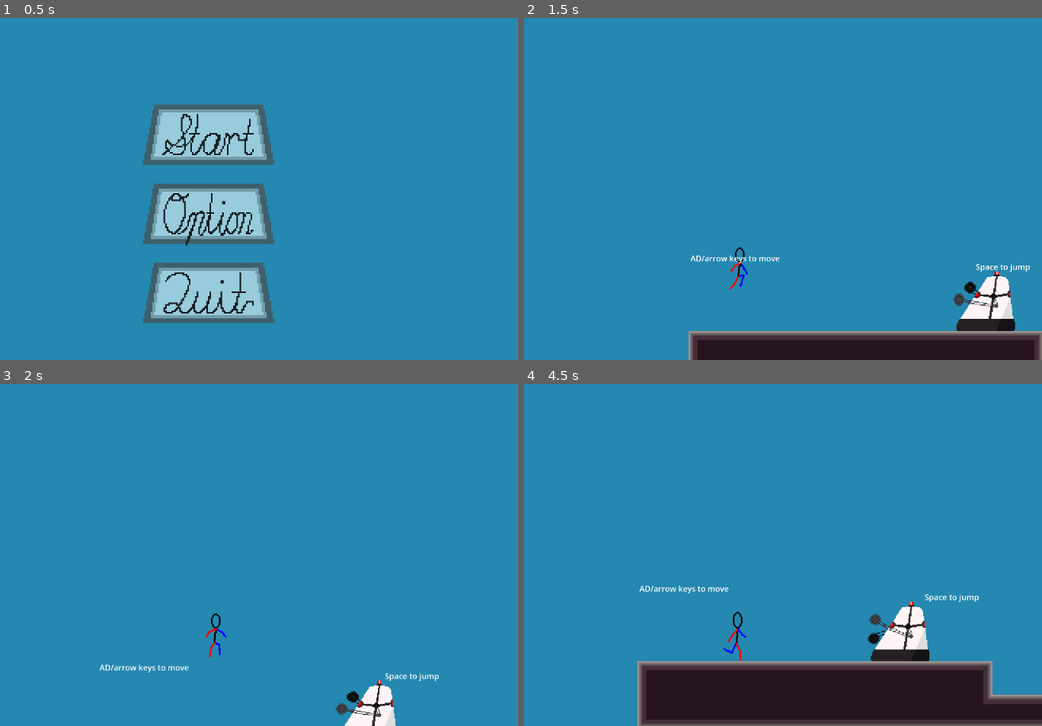
Above: before the commit, frames 1-4 (two rows, left to right).
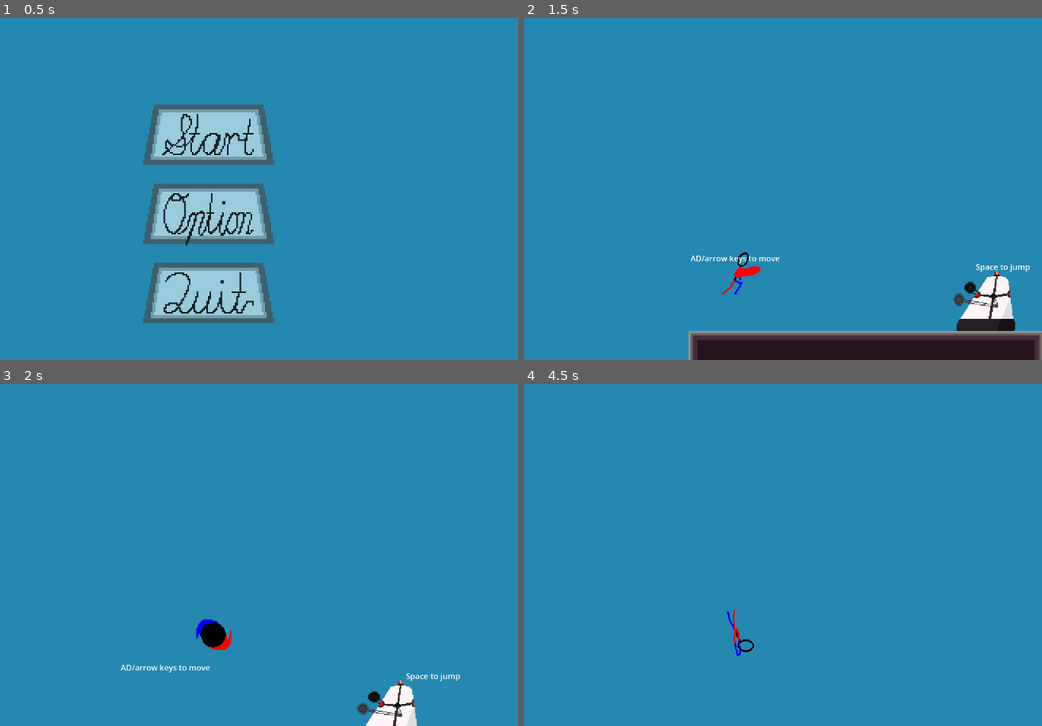
Above: after the commit, the same moments.

Repository: cameroncodings/Game-jam-2024
Game: Godot game, scene res://Scenes/title.tscn
Same seed, same stepped clock (60 frames per second), same inputs: the game is played once before the commit and once after it. The engine's default icon, where the game draws it, is replaced by a stand-in: a white triangle on a blue panel in a dark square.
Inputs (mouse positions are in pixels of both pictures, inside the frame that each line leads up to):
- Up to frame 1 (0.5 s): no input
- Up to frame 2 (1.5 s): click (731, 134) at 0.5 s; tap Space (jump) at 1.25 s; move the mouse to (871, 171) at 1.27 s; hold D (move_right) from 1.28 s (still down); click (871, 171) at 1.35 s
- Up to frame 3 (2 s): keep holding D (move_right); tap Space (jump) at 1.52, 1.55, 1.82 s
- Up to frame 4 (4.5 s): tap Space (jump) at 2, 2.1, 2.27, 2.57, 2.75, 3.05, 3.5, 3.77, 4.07, 4.25 s; move the mouse to (617, 572) at 2.02 s; click (617, 572) at 2.3 s; move the mouse to (798, 479) at 2.77 s; release D (move_right) at 2.78 s; hold A (move_left) 2.78-3.53 s; click (798, 479) at 2.85 s; move the mouse to (705, 623) at 3.52 s; hold D (move_right) from 3.53 s (still down); right-click (705, 623) at 3.6 s; click (705, 623) at 3.8 s; move the mouse to (922, 606) at 4.27 s; tap Ctrl (ground_pound) at 4.35 s

Frame 1 is identical in both runs. In frame 2, 0.3% of the frame differs, in the area x 38-46%, y 67-81%; in frame 3, 2.1%; in frame 4, 16%, in the area x 21-100%, y 58-100%.

Commit message:
hurtypushbacknotworking

Diff:
--- a/Scenes/Player.tscn
+++ b/Scenes/Player.tscn
@@ -1,7 +1,7 @@
-[gd_scene load_steps=20 format=3 uid="uid://cu6hx6lsbb0tm"]
+[gd_scene load_steps=21 format=3 uid="uid://cu6hx6lsbb0tm"]
 
 [ext_resource type="Script" path="res://Scripts/Player.gd" id="1_8r85i"]
-[ext_resource type="Texture2D" uid="uid://db70ygncc71hh" path="res://Assets/placeholderplayer.png" id="2_u4u4y"]
+[ext_resource type="Texture2D" uid="uid://cpm28gi1tsfq3" path="res://Assets/mainchar.png" id="2_qtcc5"]
 [ext_resource type="Script" path="res://Scripts/Idle.gd" id="3_cnb0j"]
 [ext_resource type="Script" path="res://Scripts/StateMachine.gd" id="3_u13ix"]
 [ext_resource type="Script" path="res://Scripts/Air.gd" id="4_kettg"]
@@ -60,6 +60,8 @@
 
 [sub_resource type="Animation" id="Animation_yih1t"]
 resource_name = "Ground_pound"
+length = 0.25
+loop_mode = 1
 tracks/0/type = "value"
 tracks/0/imported = false
 tracks/0/enabled = true
@@ -70,7 +72,7 @@
 "times": PackedFloat32Array(0, 0.1),
 "transitions": PackedFloat32Array(1, 1),
 "update": 1,
-"values": [41, 42]
+"values": [40, 41]
 }
 
 [sub_resource type="Animation" id="Animation_0dp0b"]
@@ -92,18 +94,18 @@
 
 [sub_resource type="Animation" id="Animation_sntpp"]
 resource_name = "Jump"
-length = 0.2
-tracks/0/type = "value"
-tracks/0/imported = false
-tracks/0/enabled = true
-tracks/0/path = NodePath("Sprite2D:frame")
-tracks/0/interp = 1
-tracks/0/loop_wrap = true
-tracks/0/keys = {
-"times": PackedFloat32Array(0, 0.1),
-"transitions": PackedFloat32Array(1, 1),
-"update": 1,
-"values": [3, 4]
+length = 0.6
+tracks/0/type = "value"
+tracks/0/imported = false
+tracks/0/enabled = true
+tracks/0/path = NodePath("Sprite2D:frame")
+tracks/0/interp = 1
+tracks/0/loop_wrap = true
+tracks/0/keys = {
+"times": PackedFloat32Array(0, 0.1, 0.2, 0.3, 0.4, 0.5),
+"transitions": PackedFloat32Array(1, 1, 1, 1, 1, 1),
+"update": 1,
+"values": [3, 4, 5, 6, 7, 8]
 }
 
 [sub_resource type="Animation" id="Animation_ne458"]
@@ -120,7 +122,24 @@
 "times": PackedFloat32Array(0, 0.1, 0.2, 0.3, 0.4, 0.5, 0.6, 0.7, 0.8, 0.9, 1),
 "transitions": PackedFloat32Array(1, 1, 1, 1, 1, 1, 1, 1, 1, 1, 1),
 "update": 1,
-"values": [14, 15, 16, 17, 18, 19, 20, 21, 22, 23, 24]
+"values": [13, 14, 15, 16, 17, 18, 19, 20, 21, 22, 23]
+}
+
+[sub_resource type="Animation" id="Animation_2w401"]
+resource_name = "Knife"
+length = 0.4
+step = 0.025
+tracks/0/type = "value"
+tracks/0/imported = false
+tracks/0/enabled = true
+tracks/0/path = NodePath("Sprite2D:frame")
+tracks/0/interp = 1
+tracks/0/loop_wrap = true
+tracks/0/keys = {
+"times": PackedFloat32Array(0, 0.025, 0.125, 0.2, 0.275, 0.35),
+"transitions": PackedFloat32Array(1, 1, 1, 1, 1, 1),
+"update": 1,
+"values": [42, 43, 44, 45, 46, 47]
 }
 
 [sub_resource type="AnimationLibrary" id="AnimationLibrary_b0tgv"]
@@ -131,6 +150,7 @@
 "Ground_pound": SubResource("Animation_yih1t"),
 "Idle": SubResource("Animation_0dp0b"),
 "Jump": SubResource("Animation_sntpp"),
+"Knife": SubResource("Animation_2w401"),
 "Run": SubResource("Animation_ne458")
 }
 
@@ -152,9 +172,10 @@
 texture_filter = 1
 position = Vector2(0, 2.49988)
 scale = Vector2(3, 3.07813)
-texture = ExtResource("2_u4u4y")
+texture = ExtResource("2_qtcc5")
 hframes = 7
-vframes = 7
+vframes = 8
+frame = 42
 
 [node name="CollisionShape2D" type="CollisionShape2D" parent="."]
 position = Vector2(0, 6.99998)
@@ -211,7 +232,10 @@
 shape = SubResource("RectangleShape2D_jjd7r")
 disabled = true
 
+[node name="Knockback" type="Timer" parent="."]
+
 [connection signal="timeout" from="state_machine/Air/Timer" to="state_machine/Air" method="_on_timer_timeout"]
 [connection signal="timeout" from="state_machine/Air/walljump" to="state_machine/Air" method="_on_walljump_timeout"]
 [connection signal="timeout" from="state_machine/Dash/dashtime" to="state_machine/Dash" method="_on_dashtime_timeout"]
 [connection signal="timeout" from="state_machine/attack/attacktime" to="state_machine/attack" method="_on_attacktime_timeout"]
+[connection signal="timeout" from="Knockback" to="." method="_on_knockback_timeout"]
--- a/Scripts/Air.gd
+++ b/Scripts/Air.gd
@@ -6,9 +6,9 @@
 	owner.gravity = 1500
 	if msg.has("do_jump"):
 		owner.velocity.y = -owner.JUMP_VELOCITY
-		owner.double_jump = 0
 	else:
 		owner.animation.play("Air")
+	owner.double_jump = 0
 
 
 func physics_update(delta: float) -> void:
--- a/Scripts/Attack.gd
+++ b/Scripts/Attack.gd
@@ -12,7 +12,8 @@
 	owner.gravity = 1500
 	$"../../knife/knifebox".position.x = 40*(owner.sprite.scale.x)
 	$"../../knife/knifebox".disabled = false
-	$attacktime.start(0.3)
+	owner.animation.play("Knife")
+	$attacktime.start(0.4)
 
 
 # Virtual function. Called by the state machine before changing the active state. Use this function
--- a/Scripts/Dash.gd
+++ b/Scripts/Dash.gd
@@ -27,7 +27,7 @@
 	$dashtime.start(0.1)
 	var directionx = Input.get_axis("move_left", "move_right")
 	var directiony = Input.get_axis("move_up", "move_down")
-	if directionx == 0:
+	if directionx == 0 and directiony == 0:
 		directionx = owner.sprite.scale.x/3
 	owner.velocity.x = directionx * owner.DASH_SPEEDx
 	owner.velocity.y = directiony * owner.DASH_SPEEDy
--- a/Scripts/Ground_pound.gd
+++ b/Scripts/Ground_pound.gd
@@ -27,6 +27,6 @@
 			%state_machine.transition_to("Run")
 
 	if Input.is_action_just_pressed("jump") and owner.cancely == 0:
-		owner.velocity.y = owner.JUMP_VELOCITY
+		owner.velocity.y = owner.DOUBLE_JUMP
 		owner.cancely = 1
 		%state_machine.transition_to("Air")
--- a/Scripts/Player.gd
+++ b/Scripts/Player.gd
@@ -15,7 +15,25 @@
 var mini_jump = 0
 var double_jump = 0
 var cancely = 0
+var hp = 3
 
+var hurty = false
 var cantm = false
 var walljump = false
 var can_dash = true
+
+func _physics_process(delta):
+	if hurty == true:
+		velocity.y = JUMP_VELOCITY
+		velocity.x = wall_jump_pushback*(sprite.scale/3)
+		hurty = false
+
+func hurt():
+	hurty = true
+	hp -= 1
+	if hp <= 0:
+		get_tree().reload_current_scene()
+
+
+func _on_knockback_timeout():
+	cantm = false
--- a/Scripts/Roomba.gd
+++ b/Scripts/Roomba.gd
@@ -28,7 +28,7 @@
 
 func _on_hitox_body_entered(body):
 	if body.name == "Player":
-		get_tree().reload_current_scene()
+		body.hurt()
 
 
 func _on_hitox_area_entered(area):
Binary file added: Assets/mainchar.png
Not shown, added: Assets/mainchar.png.import
